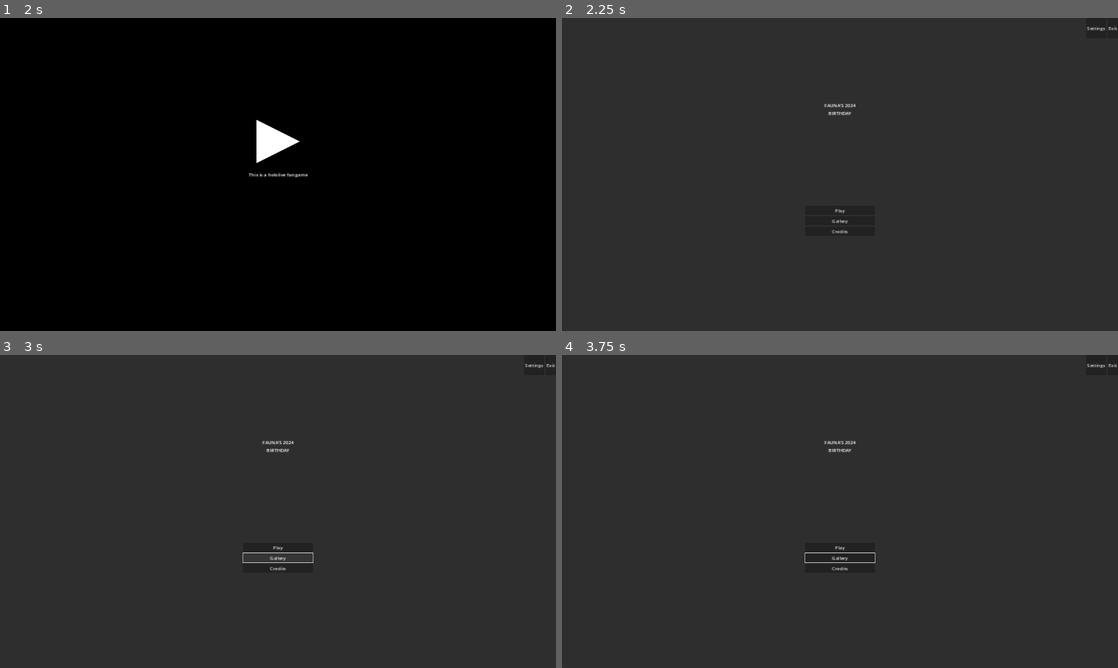
Above: before the commit, frames 1-4 (two rows, left to right).
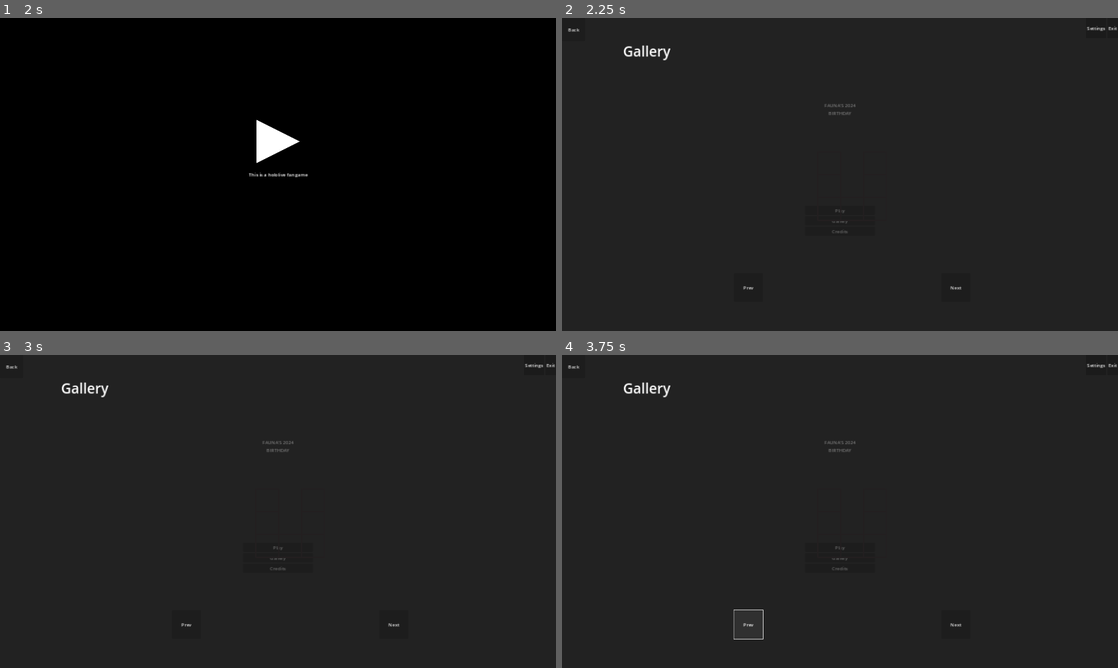
Above: after the commit, the same moments.

Repository: Saplings-Projects/Birthday-2024
Game: Godot game, scene res://MainScenes/screen_mngr_init_scene.tscn
Same seed, same stepped clock (60 frames per second), same inputs: the game is played once before the commit and once after it.
Inputs (mouse positions are in pixels of both pictures, inside the frame that each line leads up to):
- Up to frame 1 (2 s): tap Enter at 0.5 s; move the mouse to (250, 237) at 0.52 s; press the mouse at (250, 237) at 0.53 s; tap Space at 1.25 s; move the mouse to (444, 221) at 1.27 s; release the mouse at (444, 221) at 1.28 s; tap A (RotateAnticlockwise) at 1.35 s
- Up to frame 2 (2.25 s): tap Enter at 2 s; move the mouse to (673, 127) at 2.02 s; tap D (RotateClockwise) at 2.1 s
- Up to frame 3 (3 s): click "Gallery" at 2.75 s
- Up to frame 4 (3.75 s): click (751, 624) at 3.5 s, where only the run after the commit has a clickable "Prev"

Frame 1 is identical in both runs. In frame 2, 0.4% of the frame differs, in the area x 1-72%, y 3-87%; in frame 3, 0.4%; in frame 4, 0.5%, in the area x 1-72%, y 3-91%.

Commit message:
Added initial UI layout for gallery screen

Diff:
--- a/Birthday-2024-Project/ScenePrefabs/MainMenuUiManager.tscn
+++ b/Birthday-2024-Project/ScenePrefabs/MainMenuUiManager.tscn
@@ -1,10 +1,15 @@
-[gd_scene load_steps=6 format=3 uid="uid://gfva2owqvlhw"]
+[gd_scene load_steps=9 format=3 uid="uid://gfva2owqvlhw"]
 
 [ext_resource type="Script" path="res://Scripts/UI/MainMenu/MainMenuUiManager.gd" id="1_lofx7"]
 [ext_resource type="Script" path="res://Scripts/UI/MainMenu/MainMenuStartScreen.gd" id="2_n7aum"]
-[ext_resource type="PackedScene" uid="uid://4kktp1gwthbt" path="res://ScenePrefabs/CampaignSelectMenu.tscn" id="3_qksbd"]
+[ext_resource type="PackedScene" path="res://ScenePrefabs/CampaignSelectMenu.tscn" id="3_qksbd"]
 [ext_resource type="Script" path="res://Scripts/UI/MainMenu/States/MainMenuUiStartState.gd" id="3_vnjds"]
-[ext_resource type="PackedScene" uid="uid://lma3uuskmlpo" path="res://ScenePrefabs/CampaignLevelSelectMenu.tscn" id="4_o3atr"]
+[ext_resource type="PackedScene" path="res://ScenePrefabs/CampaignLevelSelectMenu.tscn" id="4_o3atr"]
+[ext_resource type="Texture2D" uid="uid://b57hogg6u56bm" path="res://Art/GenericPieceArt/Asset 6.png" id="5_geokt"]
+
+[sub_resource type="StyleBoxEmpty" id="StyleBoxEmpty_x3m18"]
+
+[sub_resource type="StyleBoxEmpty" id="StyleBoxEmpty_d7kwc"]
 
 [node name="MainMenuUiManager" type="CanvasLayer" node_paths=PackedStringArray("start_screen", "campaign_select", "campaign_levels", "start_state")]
 script = ExtResource("1_lofx7")
@@ -14,6 +19,7 @@
 start_state = NodePath("States/MainMenuUiStartState")
 
 [node name="StartScreen" type="Control" parent="." node_paths=PackedStringArray("credits_button", "exit_button", "gallery_button", "play_button", "settings_button")]
+visible = false
 layout_mode = 3
 anchors_preset = 15
 anchor_right = 1.0
@@ -98,6 +104,122 @@
 
 [node name="CampaignLevelSelectMenu" parent="." instance=ExtResource("4_o3atr")]
 visible = false
+
+[node name="GalleryScreen" type="Control" parent="."]
+layout_mode = 3
+anchors_preset = 15
+anchor_right = 1.0
+anchor_bottom = 1.0
+grow_horizontal = 2
+grow_vertical = 2
+
+[node name="Panel" type="Panel" parent="GalleryScreen"]
+layout_mode = 1
+anchors_preset = 15
+anchor_right = 1.0
+anchor_bottom = 1.0
+grow_horizontal = 2
+grow_vertical = 2
+
+[node name="Label" type="Label" parent="GalleryScreen/Panel"]
+layout_mode = 0
+offset_left = 211.0
+offset_top = 80.0
+offset_right = 375.0
+offset_bottom = 180.0
+theme_override_font_sizes/font_size = 48
+text = "Gallery"
+
+[node name="Utility Buttons" type="HBoxContainer" parent="GalleryScreen/Panel"]
+layout_mode = 1
+anchors_preset = 1
+anchor_left = 1.0
+anchor_right = 1.0
+offset_left = -111.0
+offset_bottom = 70.0
+grow_horizontal = 0
+alignment = 2
+
+[node name="Settings Button" type="Button" parent="GalleryScreen/Panel/Utility Buttons"]
+layout_mode = 2
+text = "Settings"
+
+[node name="Exit Button" type="Button" parent="GalleryScreen/Panel/Utility Buttons"]
+layout_mode = 2
+text = "Exit"
+
+[node name="Back Button" type="Button" parent="GalleryScreen/Panel"]
+layout_mode = 0
+offset_right = 80.0
+offset_bottom = 80.0
+text = "Back"
+
+[node name="Gallery Container" type="Panel" parent="GalleryScreen/Panel"]
+layout_mode = 1
+anchors_preset = 15
+anchor_right = 1.0
+anchor_bottom = 1.0
+offset_left = 594.0
+offset_top = 180.0
+offset_right = -510.0
+offset_bottom = -100.0
+grow_horizontal = 2
+grow_vertical = 2
+theme_override_styles/panel = SubResource("StyleBoxEmpty_x3m18")
+
+[node name="MarginContainer" type="MarginContainer" parent="GalleryScreen/Panel/Gallery Container"]
+layout_mode = 1
+anchors_preset = 15
+anchor_right = 1.0
+anchor_bottom = 1.0
+grow_horizontal = 2
+grow_vertical = 2
+theme_override_constants/margin_left = 150
+theme_override_constants/margin_top = 100
+theme_override_constants/margin_right = 150
+theme_override_constants/margin_bottom = 100
+
+[node name="Block Panel" type="Panel" parent="GalleryScreen/Panel/Gallery Container/MarginContainer"]
+layout_mode = 2
+theme_override_styles/panel = SubResource("StyleBoxEmpty_d7kwc")
+
+[node name="Block Image" type="TextureRect" parent="GalleryScreen/Panel/Gallery Container/MarginContainer/Block Panel"]
+layout_mode = 1
+anchors_preset = 8
+anchor_left = 0.5
+anchor_top = 0.5
+anchor_right = 0.5
+anchor_bottom = 0.5
+offset_left = -20.0
+offset_top = -20.0
+offset_right = 20.0
+offset_bottom = 20.0
+grow_horizontal = 2
+grow_vertical = 2
+texture = ExtResource("5_geokt")
+
+[node name="Previous Button" type="Button" parent="GalleryScreen/Panel/Gallery Container"]
+layout_mode = 1
+anchors_preset = 2
+anchor_top = 1.0
+anchor_bottom = 1.0
+offset_top = -100.0
+offset_right = 100.0
+grow_vertical = 0
+text = "Prev"
+
+[node name="Next Button" type="Button" parent="GalleryScreen/Panel/Gallery Container"]
+layout_mode = 1
+anchors_preset = 3
+anchor_left = 1.0
+anchor_top = 1.0
+anchor_right = 1.0
+anchor_bottom = 1.0
+offset_left = -100.0
+offset_top = -100.0
+grow_horizontal = 0
+grow_vertical = 0
+text = "Next"
 
 [node name="States" type="Control" parent="."]
 layout_mode = 3
